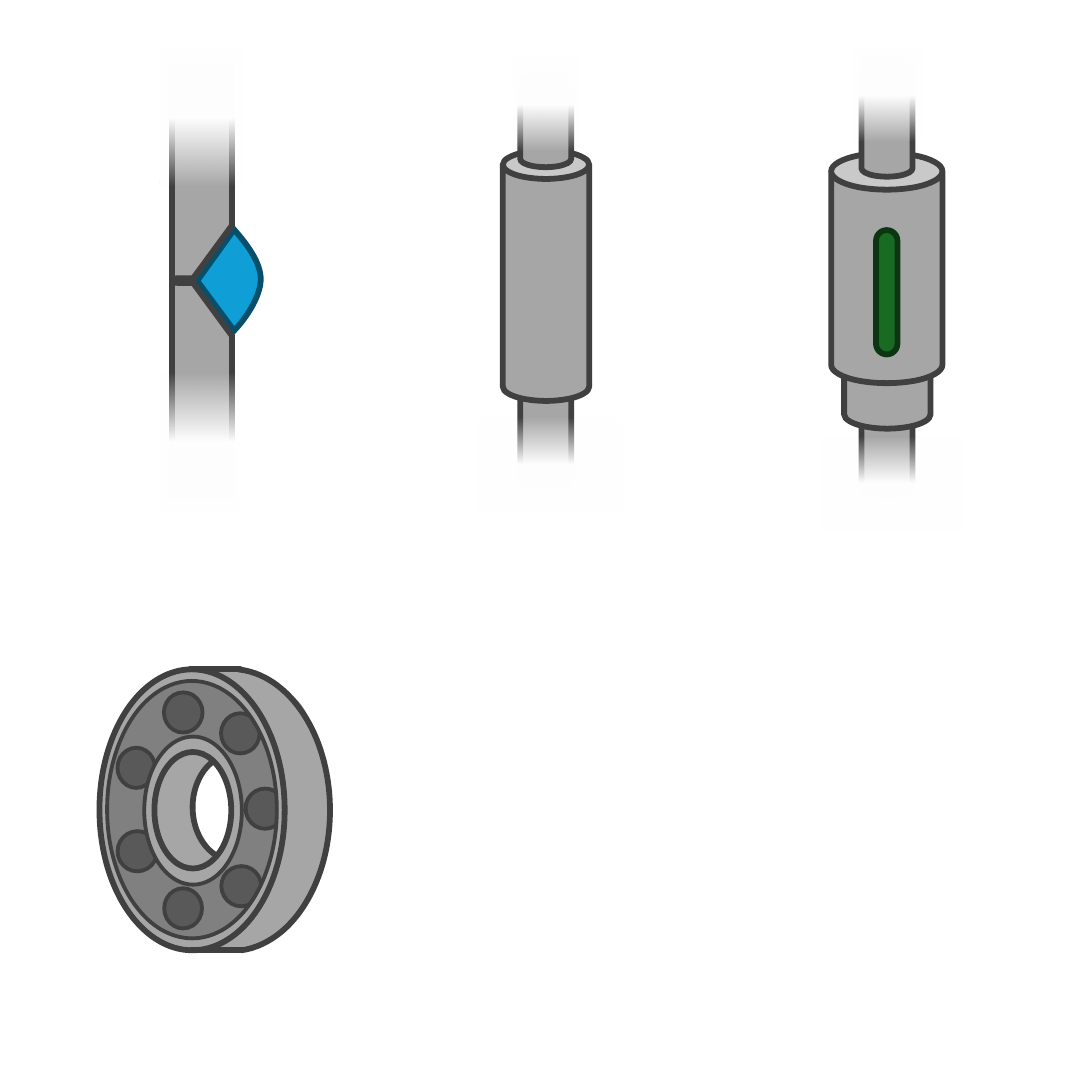
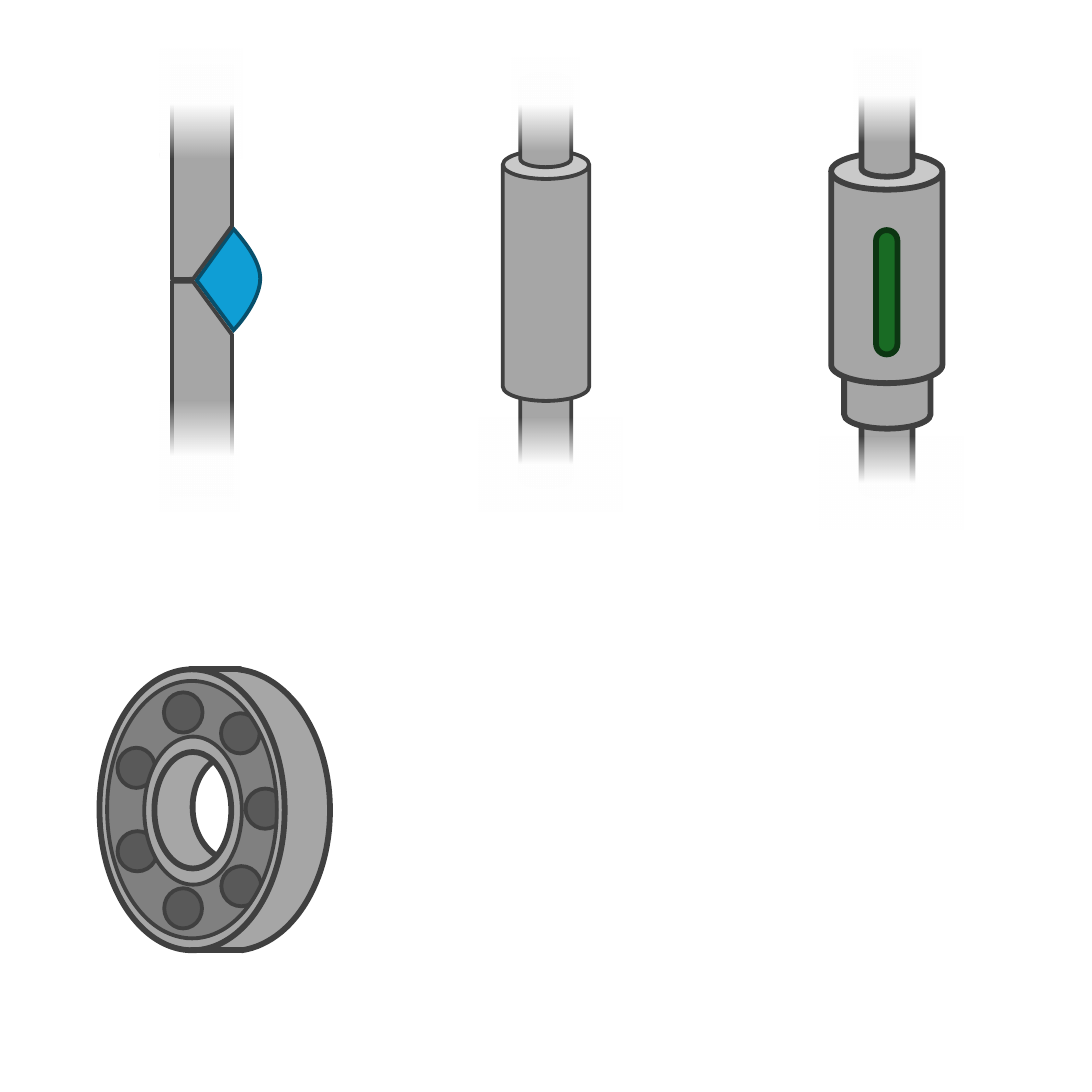
Before and after one commit to m4zeRobot/Project-FoSa, a slide deck: slide 38 of LaTeX B.Sc. LRT/Konstruktionslehre 1&2/images/KE-Images.pptx (slide 36 before the commit). Drawn at 1092x1092 pixels with LibreOffice and Linux fonts; fonts in the diff are those of the drawing. Boxes give left, top, right and bottom in pixels: in the first picture for what was removed or moved away, otherwise in the second. Text is boxed around its words. In the diff, an @@ line names an element or a change of style, - is before the commit and + after.

```diff
--- a/LaTeX B.Sc. LRT/Konstruktionslehre 1&2/images/KE-Images.pptx
+++ b/LaTeX B.Sc. LRT/Konstruktionslehre 1&2/images/KE-Images.pptx
@@ rectangle resized from (x1=161, y1=50, x2=244, y2=188) to (x1=161, y1=50, x2=244, y2=161) @@
@@ freeform shape at (x1=172, y1=67, x2=233, y2=280): outline #404040 1.5 pt to #404040 1 pt; outline redrawn @@
@@ cylinder at (x1=502, y1=150, x2=588, y2=399): outline #404040 1.5 pt to #404040 1 pt @@
@@ freeform shape at (x1=197, y1=230, x2=261, y2=330): outline #084F6A 1.5 pt to #084F6A 1 pt; outline redrawn @@
@@ freeform shape at (x1=172, y1=283, x2=233, y2=496): outline #404040 1.5 pt to #404040 1 pt; outline redrawn @@
@@ rectangle resized from (x1=161, y1=371, x2=238, y2=510) to (x1=161, y1=399, x2=238, y2=510) @@
```
Also in this commit, not shown: 2 slides added, 7 other files.
